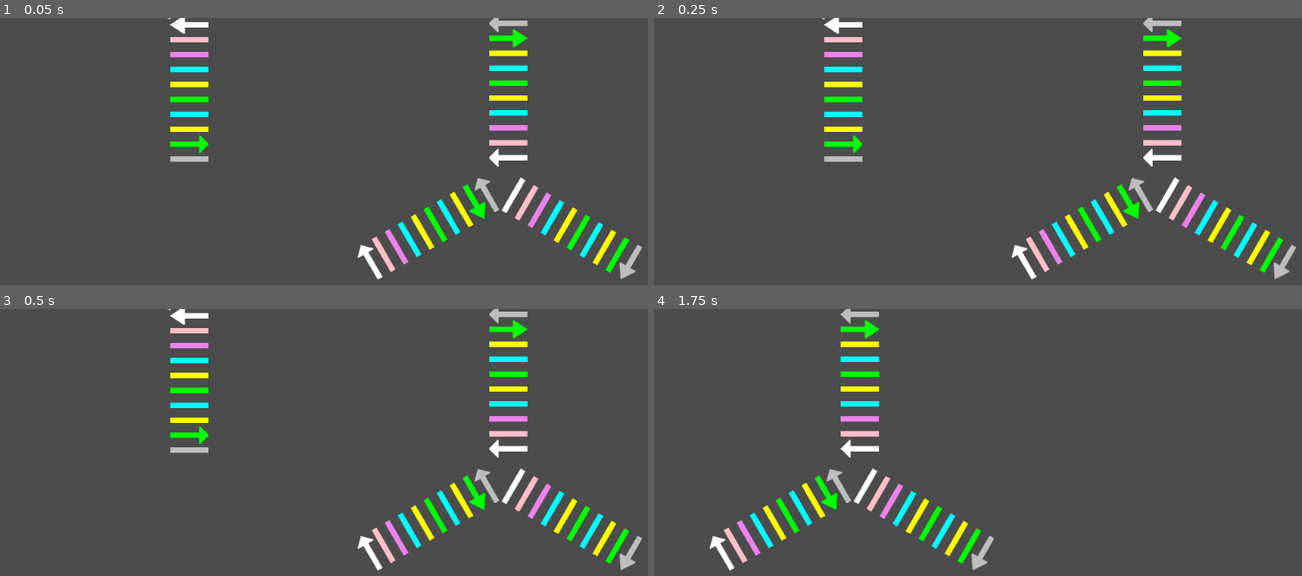
Above: before the commit, frames 1-4 (two rows, left to right).
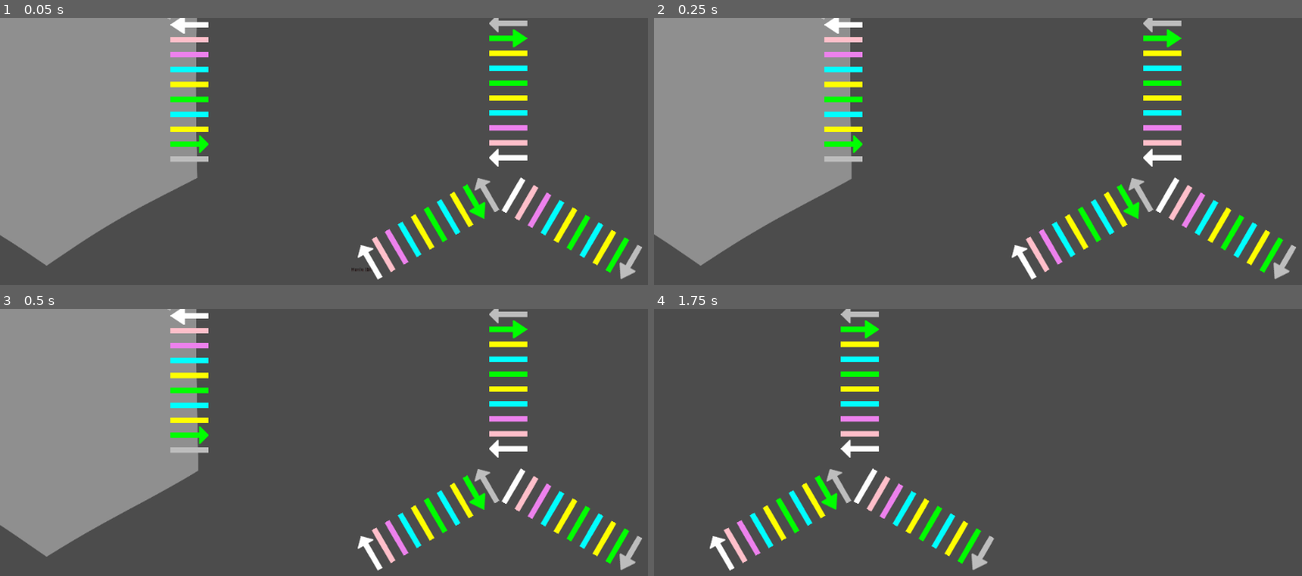
Above: after the commit, the same moments.

Repository: tobyp/hackathon2020
Game: Godot game, scene res://main.tscn
The game is run twice, just before and just after one commit, with the same random seed, the same clock (stepped at 60 frames per second) and the same inputs.
Inputs (mouse positions are in pixels of both pictures, inside the frame that each line leads up to):
- Up to frame 1 (0.05 s): no input
- Up to frame 2 (0.25 s): no input
- Up to frame 3 (0.5 s): no input
- Up to frame 4 (1.75 s): click (1152, 314) at 0.52 s; tap Enter at 1.25 s; move the mouse to (1159, 493) at 1.27 s; hold D from 1.28 s (still down); click (1159, 493) at 1.42 s

The runs differ from the first frame. In frame 1, 23% of the frame differs, in the area x 0-58%, y 0-95%; in frame 2, 23%; in frame 3, 23%, in the area x 0-31%, y 0-93%; in frame 4, nothing differs.

Commit message:
Added cell clicking

Diff:
--- a/cells/cell.gd
+++ b/cells/cell.gd
@@ -21,7 +21,7 @@
 var poison_recoveries: Dictionary = {}  # Dict[PoisonType, [float rate, float ceiling]]
 # 0 = Ready
 var auto_recipe_cooldown = 0
-export var type = Globals.CellType.NORMAL setget _set_type, _get_type
+export var type = Globals.CellType.UNDISCOVERED setget _set_type, _get_type
 
 ### PRIVATE MEMBERS
 # since transferring an integer number of particles each tick makes it impossible to see any changes,
@@ -108,11 +108,12 @@
 
 # Called every game step.
 func simulate(delta):
-	if type == Globals.CellType.NORMAL:
-		_process_poison_recovery(delta)
-		_process_sugar_usage(delta)
-	_process_pressure(delta)
-	_process_recipes(delta)
+	if type != Globals.CellType.UNDISCOVERED:
+		if type == Globals.CellType.NORMAL:
+			_process_poison_recovery(delta)
+			_process_sugar_usage(delta)
+		_process_pressure(delta)
+		_process_recipes(delta)
 	_display_debug()
 
 ### PRIVATE/UTILITY FUNCTIONS
@@ -238,6 +239,8 @@
 
 ### OVERRIDES
 func _ready():
+	$ClickArea.connect("input_event", self, "_on_cell_click")
+	$Gfx.visible = false
 	$Gfx.set_material($Gfx.get_material().duplicate())
 	for t in Globals.ParticleType.values():
 		self.particle_counts[t] = 0
@@ -379,6 +382,12 @@
 	for t in r.outputs:
 		add_particles(t, r.outputs[t])
 
+func _on_cell_click(viewport, event, shape_idx):
+	if event is InputEventMouseButton:
+		if event.button_index == BUTTON_LEFT and event.is_pressed():
+			print("Clicked: %s ev: %s" % [self, event])
+			emit_signal("discover", self)
+
 func _display_debug():
 	$DebugLabel.visible = Rules.debug_visual
 	if Rules.debug_visual:
--- a/cells/cell.tscn
+++ b/cells/cell.tscn
@@ -119,6 +119,15 @@
 
 [node name="Particles" type="Node2D" parent="."]
 
+[node name="ClickArea" type="StaticBody2D" parent="."]
+input_pickable = true
+collision_layer = 524288
+collision_mask = 524288
+
+[node name="ClickPolygon" type="CollisionPolygon2D" parent="ClickArea"]
+scale = Vector2( 0.9, 0.9 )
+polygon = PoolVector2Array( 0, -512, -443, -256, -443, 256, 0, 512, 443, 256, 443, -256 )
+
 [node name="DebugLabel" type="RichTextLabel" parent="."]
 margin_left = -437.0
 margin_top = -249.0
--- a/globals.gd
+++ b/globals.gd
@@ -31,6 +31,7 @@
 }
 
 enum CellType {
+	UNDISCOVERED,
 	NORMAL,
 	RESOURCE,
 }
@@ -44,13 +45,9 @@
 
 enum TechType {
 	NONE
-	INIT,
-	INIT_SUGAR
-	BASIC_STUFF
-	C
-	D
-	E
-	F
+	INIT
+	SUGAR_CELL
+	DEBUG_PARTICLES
 }
 
 ### CONSTANTS
--- a/grid/hex_grid.gd
+++ b/grid/hex_grid.gd
@@ -61,7 +61,6 @@
 	if cell == null:
 		cell = CellTscn.instance()
 		cell.pos = pos
-		cell.visible = false
 		var pos_x = size_x * (float(x) + 0.5 if y % 2 != 0 else float(x))
 		var pos_y = size_y * y - (size_y / 2)
 		add_child(cell)
@@ -143,8 +142,14 @@
 	var rng = RandomNumberGenerator.new()
 	rng.randomize()
 
+	if cell.type != Globals.CellType.UNDISCOVERED:
+		print("Cell %s already discovered" % [cell])
+		return
+
 	print("Discovered %s on ring %d" % [cell, cell.ring_level])
-	cell.visible = true
+	# Set normal by default, the tech events can override this
+	cell.type = Globals.CellType.NORMAL
+
 	if cell.ring_level >= tech_tree.size():
 		print("No tech for ", cell)
 		return # we are out of technologies
@@ -176,7 +181,7 @@
 	for r in range(size):
 		hex = hex.plus(Dirs.BL)
 	for dir in Dirs.values():
-		for r in range(size):
+		for _r in range(size):
 			coords.append(hex.as_vec())
 			hex = hex.plus(dir)
 	return coords
--- a/rules.gd
+++ b/rules.gd
@@ -37,9 +37,11 @@
 		# Ring 0 (Our starting cell)
 		[Tech.new(Globals.TechType.INIT, 1, 1, 1, true)],
 		# Ring 1
-		[Tech.new(Globals.TechType.INIT_SUGAR, 1, 1, 1, true)],
+		[Tech.new(Globals.TechType.SUGAR_CELL, 1, 1, 1, true)],
 		# Ring 2
-		[Tech.new(Globals.TechType.BASIC_STUFF, 1, 2, 0.5)  ],
+		[Tech.new(Globals.TechType.SUGAR_CELL, 1, 1, 0.2, true), Tech.new(Globals.TechType.DEBUG_PARTICLES, 1, 2, 0.4) ],
+		# Ring 3
+		[Tech.new(Globals.TechType.SUGAR_CELL, 1, 2, 0.1, true)],
 	];
 	for ring in ring_list:
 		ring.append(Tech.new(Globals.TechType.NONE, -1, -1, 1))
@@ -52,11 +54,11 @@
 			cell.set_poison(Globals.PoisonType.ANTI_BIOMASS, 0.0)
 			cell.add_particles(Globals.ParticleType.PROTEIN_WHITE, 40)
 			cell.add_particles(Globals.ParticleType.AMINO_PHE, 1)
-		Globals.TechType.INIT_SUGAR:
+		Globals.TechType.SUGAR_CELL:
 			cell.set_poison(Globals.PoisonType.ANTI_BIOMASS, 0.0)
 			cell.add_particles(Globals.ParticleType.ANTI_MITOCHONDRION, 1)
 			cell.type = Globals.CellType.RESOURCE
-		Globals.TechType.BASIC_STUFF:
+		Globals.TechType.DEBUG_PARTICLES:
 			cell.set_poison(Globals.PoisonType.ANTI_BIOMASS, 0.0)
 			cell.add_particles(Globals.ParticleType.PROTEIN_WHITE, 20)
 
